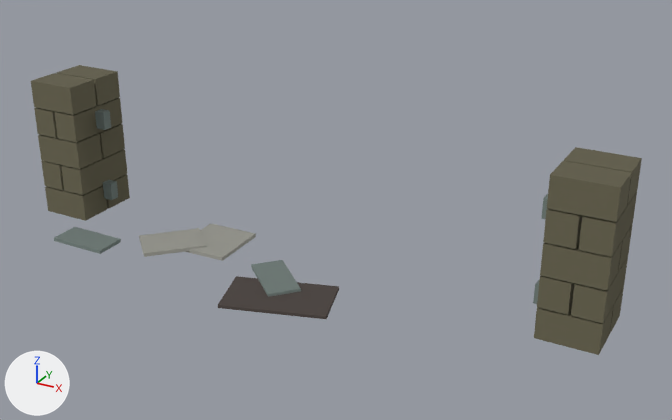
One commit to the FBX model entregas/teo-modelado/muro-estados/puerta_vehiculos/SM_PuertaVehiculos_v0_TuboChapa_e3_Brecha_LOD1.fbx: the scene before it, then after it.
One viewpoint serves both versions: a camera (50 mm lens) standing at (6.91, -11.42, 6.68) and looking at (0.55, 0.15, 0.9). Every picture has the same lights, and +X, +Y and +Z are marked at lower left. The first picture is the older version. Where no turn or scale is listed for an object, it has been applied to the vertices.

Objects in the first picture: 'SM_bloques.puerta_estados_v3_LOD1' and 2 more.
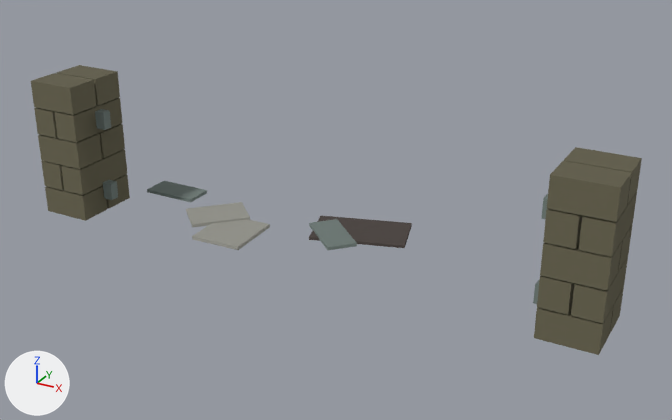
Edits to the bpy script that builds the scene:
```text
Change me_sm_bloques_puerta_estados_v3_lod1_001:
    used by ob_sm_bloques_puerta_estados_v3_lod1; location = (0.0, 0.0, 0.0)
    remove me_sm_bloques_puerta_estados_v3_lod1_001.from_pydata(...)  # 200 vertices, 150 faces; spans x -4.89..4.89, y -1.97..0.58, z 0.01..2.39
    add me_sm_bloques_puerta_estados_v3_lod1_001.from_pydata(...)  # 200 vertices, 150 faces; spans x -4.89..4.89, y -0.58..1.97, z 0.0..2.39
    me_sm_bloques_puerta_estados_v3_lod1_001 part 1: the loose piece of 8 vertices spanning x -3.9..-2.9, y -1.45..-0.95, z 0.01..0.07 is moved by (0.0, 2.4, 0.0)
    me_sm_bloques_puerta_estados_v3_lod1_001 part 2: the loose piece of 8 vertices spanning x -2.68..-1.48, y -1.24..-0.03, z 0.04..0.1 is moved by (0.0, 1.27, 0.0)
    me_sm_bloques_puerta_estados_v3_lod1_001 part 3: the loose piece of 8 vertices spanning x -1.96..-1.03, y -0.73..0.3, z 0.01..0.07 is moved by (0.0, 0.43, 0.0)
    me_sm_bloques_puerta_estados_v3_lod1_001 part 4: the loose piece of 8 vertices spanning x -0.46..0.61, y -1.41..-0.37, z 0.04..0.1 is moved by (0.0, 1.78, 0.0)
    me_sm_bloques_puerta_estados_v3_lod1_001 part 5: the loose piece of 8 vertices spanning x -0.5..1.3, y -1.97..-0.63, z 0.01..0.06 is moved by (0.0, 2.6, 0.0)
```

Pixel boxes [x1, y1, x2, y2] of what changed, in the pictures (672 x 420 px; the box of a moved part takes in the faces that stretch with it):
part 1 of me_sm_bloques_puerta_estados_v3_lod1_001, moved or reshaped: before [54, 227, 121, 254]; after [147, 181, 207, 202]
part 2 of me_sm_bloques_puerta_estados_v3_lod1_001, moved or reshaped: before [139, 228, 206, 257]; after [186, 202, 250, 228]
part 3 of me_sm_bloques_puerta_estados_v3_lod1_001, moved or reshaped: before [186, 224, 256, 261]; after [192, 219, 270, 250]
part 4 of me_sm_bloques_puerta_estados_v3_lod1_001, moved or reshaped: before [251, 260, 301, 297]; after [309, 219, 357, 250]
part 5 of me_sm_bloques_puerta_estados_v3_lod1_001, moved or reshaped: before [218, 276, 339, 319]; after [309, 216, 412, 248]
